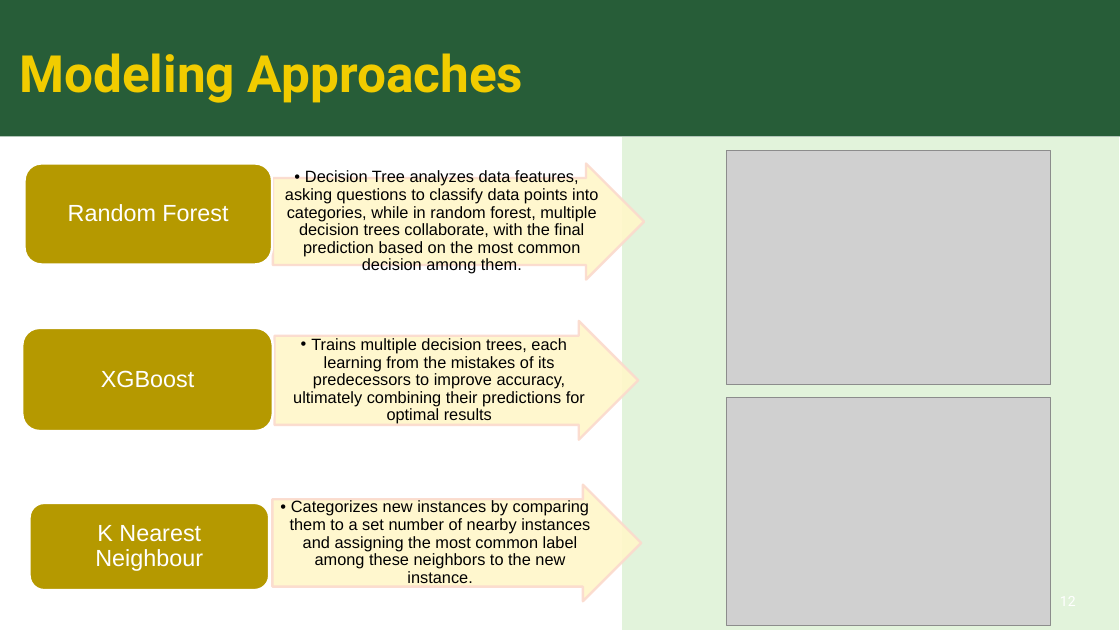
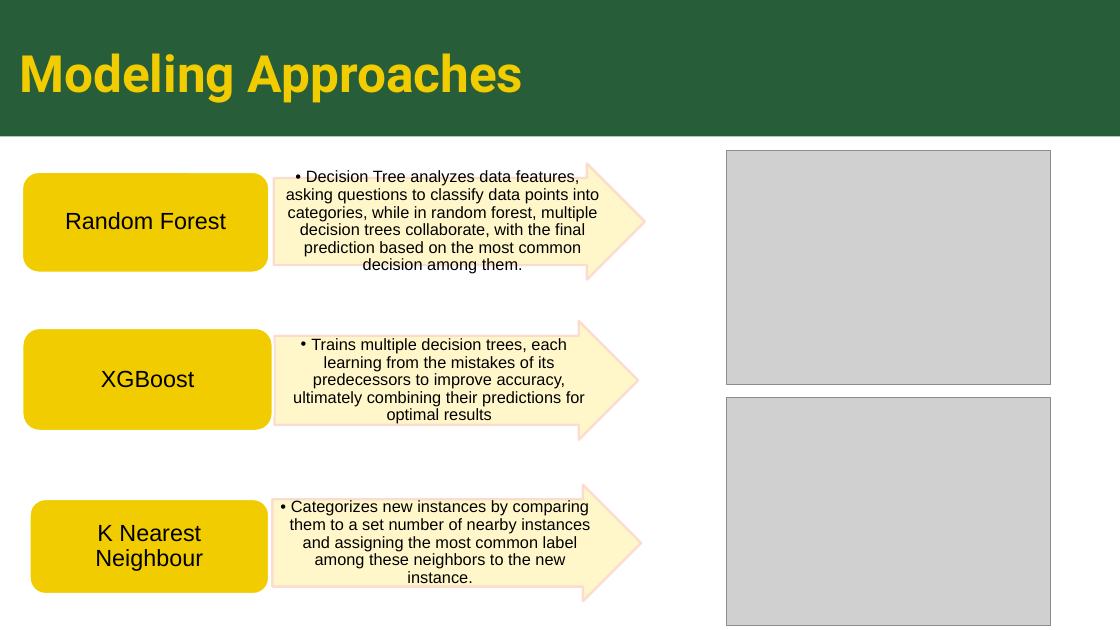
Before and after one commit to sk2003hw/Airline_Delay_and_Cancellation_Analysis, a slide deck: slide 12 of MATH 509_Project Presentation_Draft.pptx. Drawn at 1120x630 pixels with LibreOffice and Linux fonts; fonts in the diff are those of the drawing; grey boxes stand for pictures. Boxes give left, top, right and bottom in pixels: in the first picture for what was removed or moved away, otherwise in the second. Text is boxed around its words. In the diff, an @@ line names an element or a change of style, - is before the commit and + after.

```diff
--- a/MATH 509_Project Presentation_Draft.pptx
+++ b/MATH 509_Project Presentation_Draft.pptx
@@ freeform shape removed at (622, 138, 1120, 630) @@
@@ fill #B59900 to #F1CC00 in 3 elements at (23, 328, 273, 431), (29, 499, 269, 594), (22, 172, 270, 273) @@
@@ rounded rectangle: place and size @@
-rounded rectangle at (24, 164, 272, 265)
+rounded rectangle at (22, 172, 270, 273)
@@ text colour #FFFFFF to #000000 in 3 elements at (101, 370, 194, 388), (95, 525, 203, 571), (65, 212, 226, 230) @@
@@ text "Random Forest": place and size @@
-text "Random Forest" at (68, 204, 228, 222)
+text "Random Forest" at (65, 212, 226, 230)
@@ fill #FFF7C9 at 90% opacity to #FFF7C9 in 3 elements at (272, 485, 641, 602), (275, 321, 639, 439), (274, 164, 645, 280) @@
@@ rounded rectangle: place and size @@
-rounded rectangle at (29, 503, 269, 591)
+rounded rectangle at (29, 499, 269, 594)
```
Also in this commit, not shown: 6 other slides changed.
